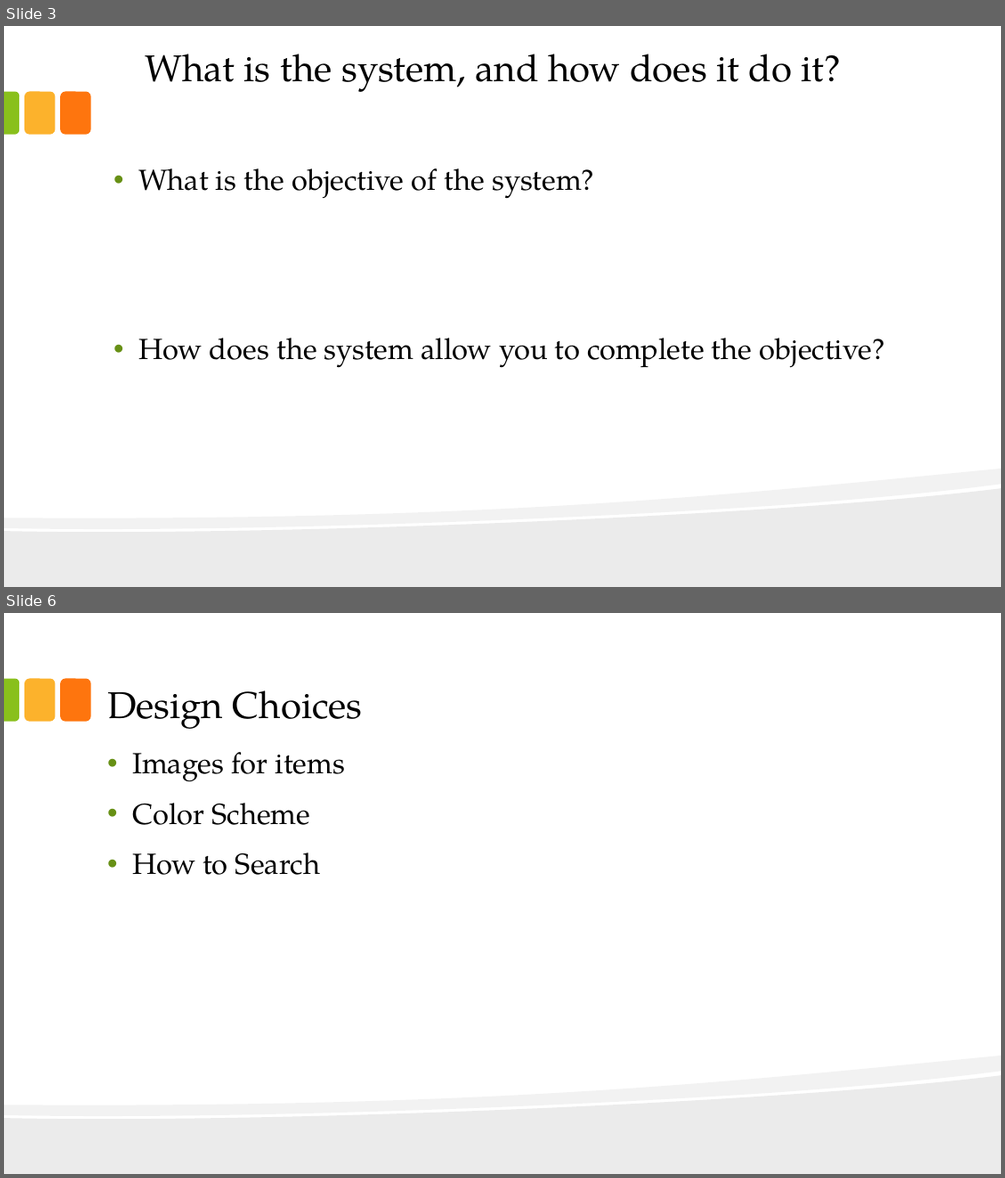
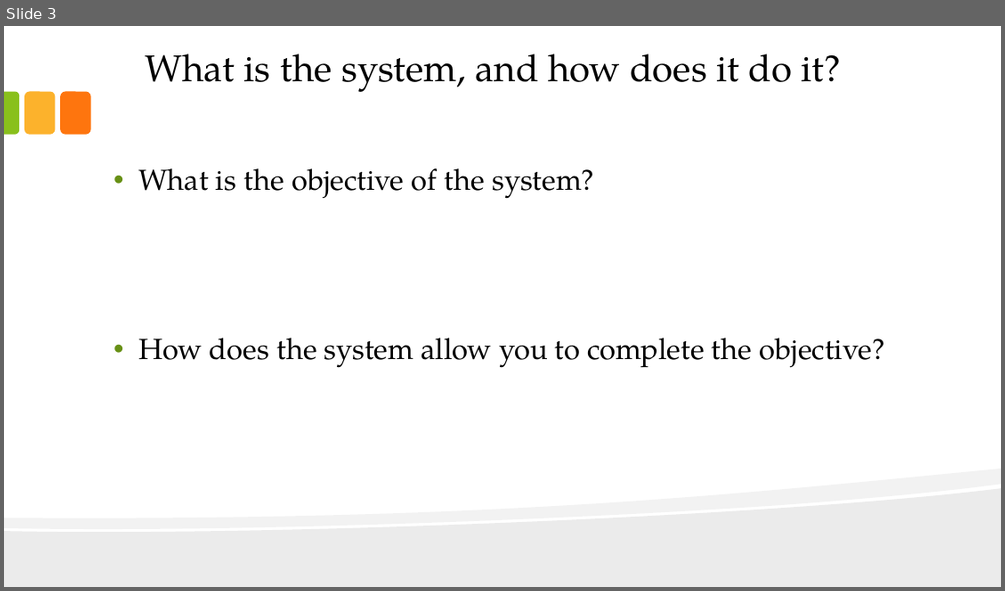
Before and after one commit to redlac/Interface-Design-Project-P3, a slide deck: Main Folder/presentationFinal.pptx. Shown one above the other, each under a label of ours: slides 3 and 6 before the commit, slide 3 after it; the slides between them are not shown. The pictures are 1005x1178 and 1005x591 pixels, drawn with LibreOffice and Linux fonts; fonts in the diff are those of the drawing. Boxes give left, top, right and bottom in pixels: in the first picture for what was removed or moved away, otherwise in the second. Text is boxed around its words. In the diff, an @@ line names an element or a change of style, - is before the commit and + after.

```diff
--- a/Main Folder/presentationFinal.pptx
+++ b/Main Folder/presentationFinal.pptx
@@ slide 6 removed at bbox=[4, 613, 1001, 1174], background #FFFFFF; not listed: 5 template elements that a slide beside it also shows @@
@@ title removed at bbox=[107, 690, 363, 729] @@
-Design Choices
@@ text removed at bbox=[132, 752, 345, 875] @@
-• Images for items
-• Color Scheme
-• How to Search
```
Also in this commit, not shown: 6 slides added, 9 other slides removed.
